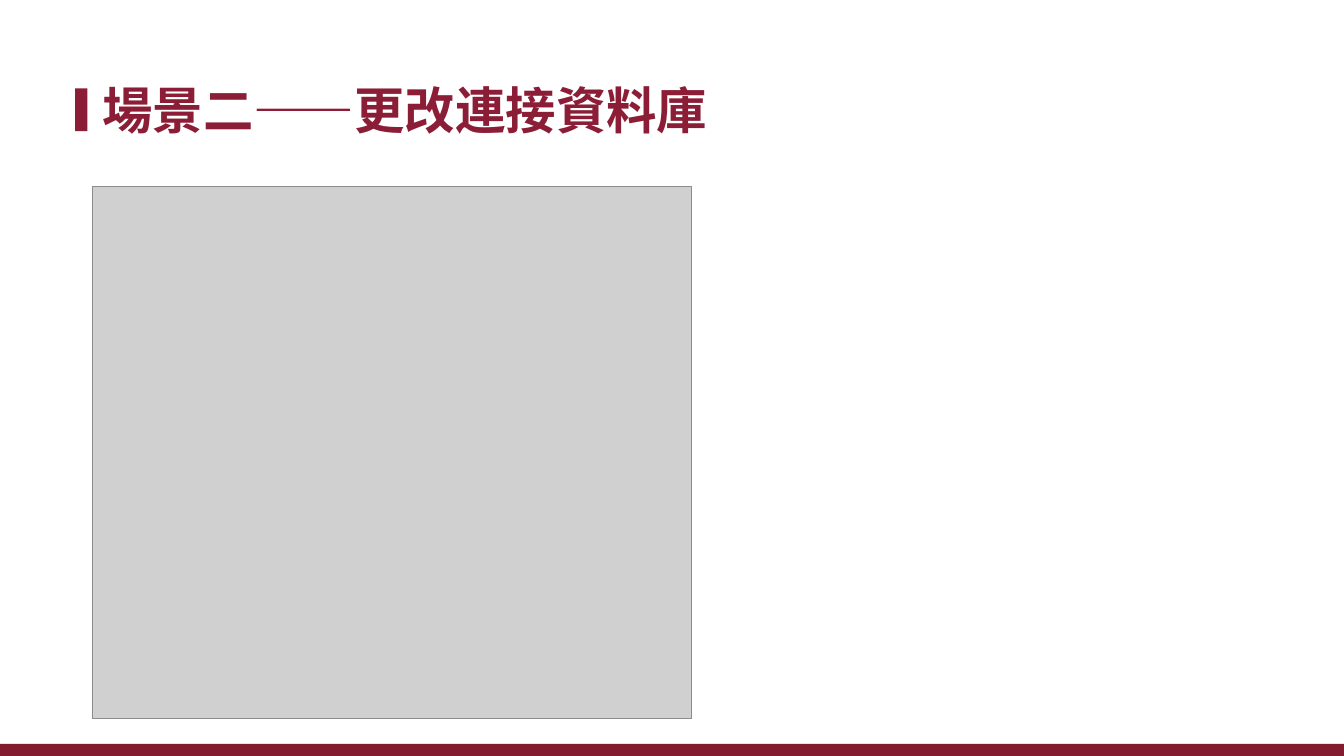
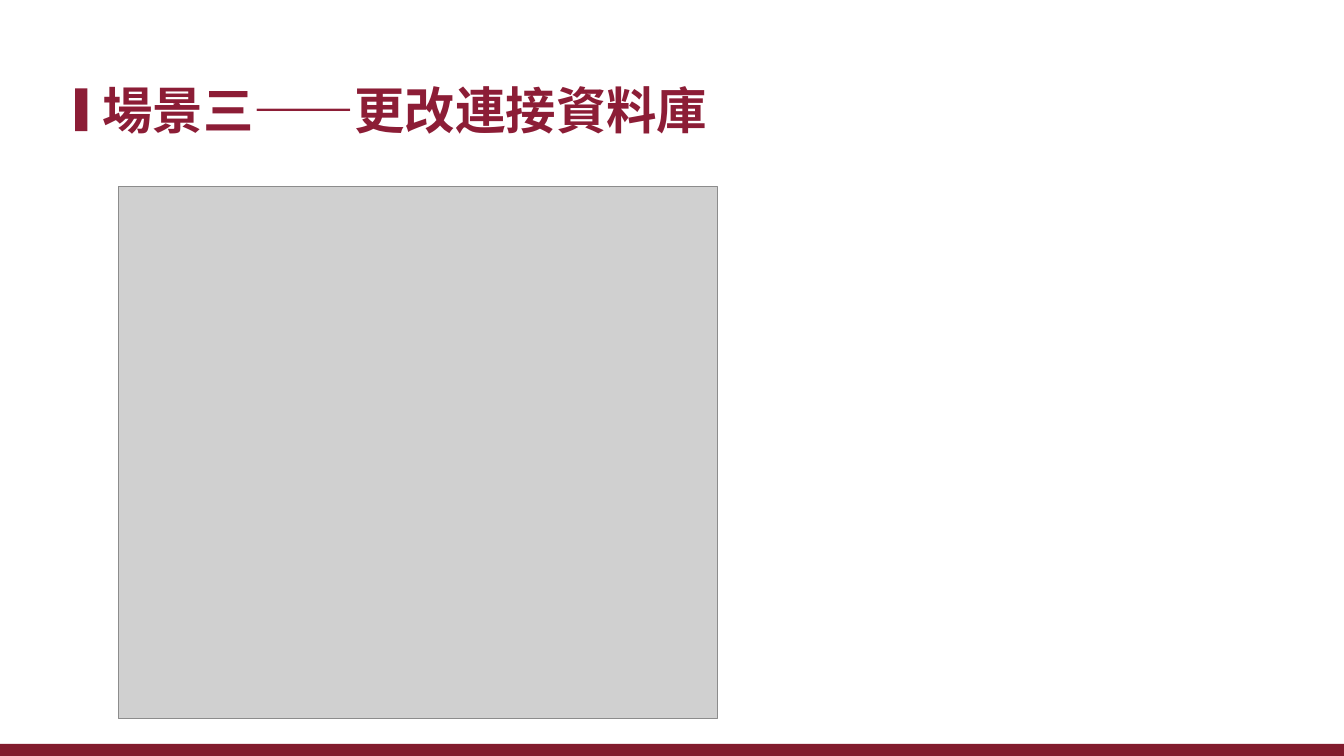
Before and after one commit to xiauchen/4__ConfigAndConsul, a slide deck: slide 39 of 空白PPT.pptx (slide 34 before the commit). Drawn at 1344x756 pixels with LibreOffice and Linux fonts; fonts in the diff are those of the drawing; grey boxes stand for pictures; background and template pictures are left out. Boxes give left, top, right and bottom in pixels: in the first picture for what was removed or moved away, otherwise in the second. Text is boxed around its words. In the diff, an @@ line names an element or a change of style, - is before the commit and + after.

```diff
--- a/空白PPT.pptx
+++ b/空白PPT.pptx
@@ title at (102, 86, 707, 134): text changed @@
-場景二——更改連接資料庫
+場景三——更改連接資料庫
@@ picture: place and size @@
-picture at (93, 187, 692, 719)
+picture at (118, 187, 717, 719)
```
Also in this commit, not shown: 16 other slides changed, 5 slides added.
